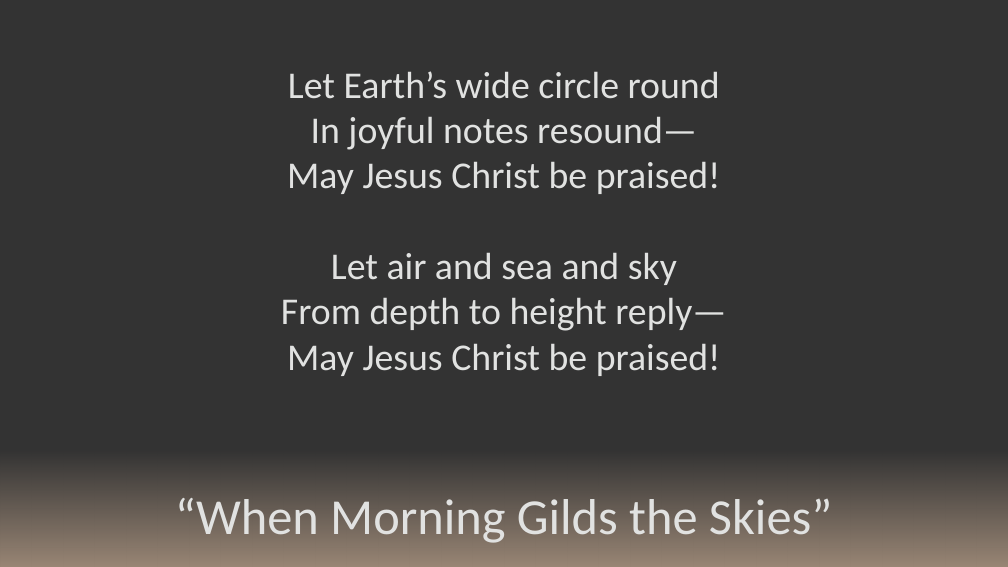
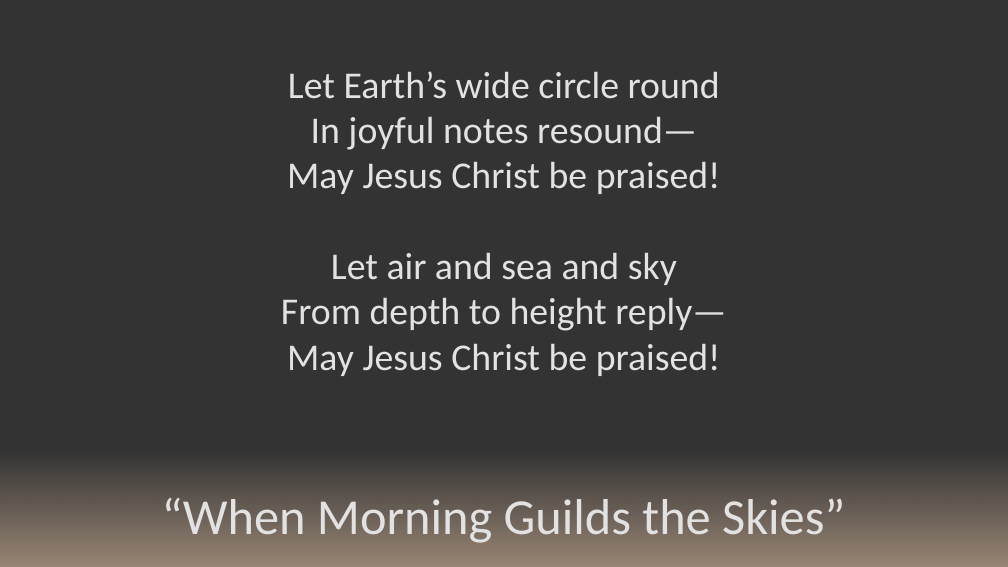
Before and after one commit to kevinmcmilian/ZarahemlaHymnPPTs, a slide deck: slide 2 of 58 - When Morning Gilds the Skies.pptx. Drawn at 1008x567 pixels with LibreOffice and Linux fonts; fonts in the diff are those of the drawing. Boxes give left, top, right and bottom in pixels: in the first picture for what was removed or moved away, otherwise in the second. Text is boxed around its words. In the diff, an @@ line names an element or a change of style, - is before the commit and + after.

```diff
--- a/58 - When Morning Gilds the Skies.pptx
+++ b/58 - When Morning Gilds the Skies.pptx
@@ text at (162,498,845,543): text changed @@
-“When Morning Gilds the Skies”
+“When Morning Guilds the Skies”
```
Also in this commit, not shown: 2 other slides changed, 2 other files.
